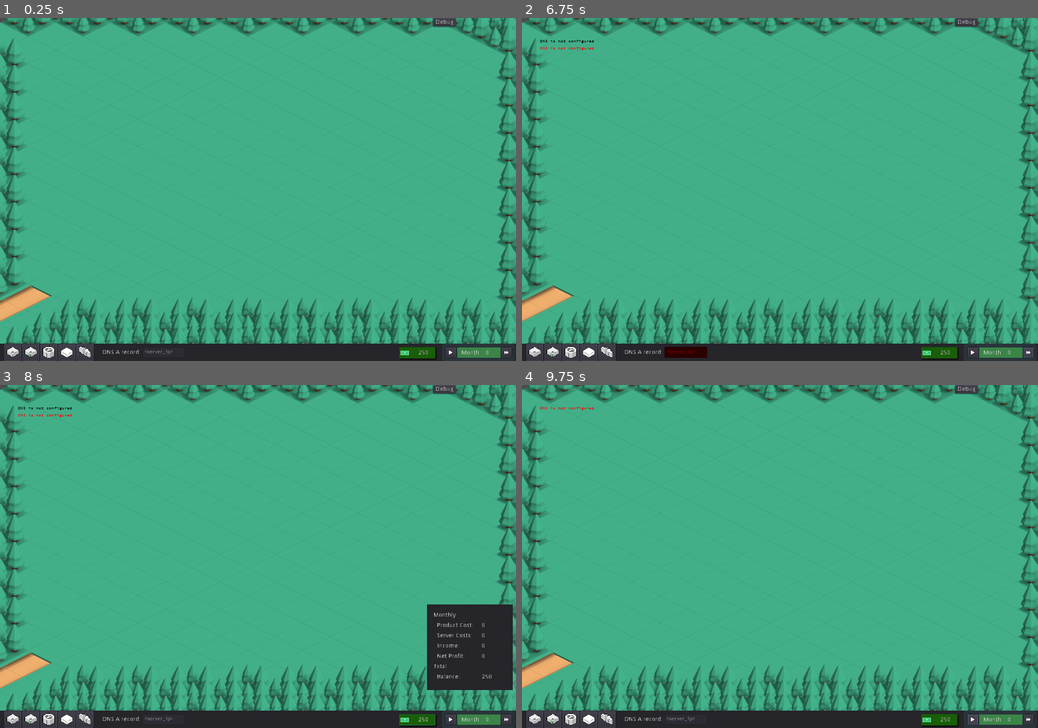
Above: before the commit, frames 1-4 (two rows, left to right).
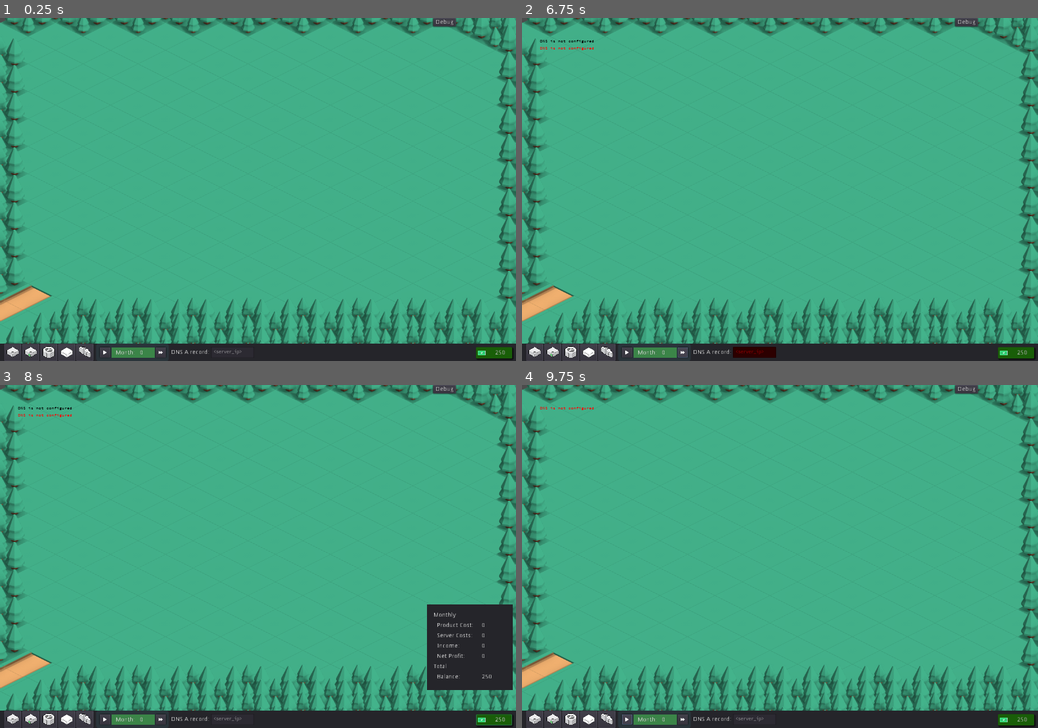
Above: after the commit, the same moments.

Repository: yigitbey/CloudArchitect
Game: Godot game, scene res://Level.tscn
Same seed, same stepped clock (60 frames per second), same inputs: the game is played once before the commit and once after it.
Inputs (mouse positions are in pixels of both pictures, inside the frame that each line leads up to):
- Up to frame 1 (0.25 s): no input
- Up to frame 2 (6.75 s): click (589, 350) at 0.5 s; click (589, 350) at 1.25 s; click (604, 350) at 2 s; click (604, 350) at 2.75 s; click "250" at 3.5 s; click "Debug" at 4.25 s; click "restart" at 5 s; click "" at 5.75 s; click "" at 6.5 s
- Up to frame 3 (8 s): click "250" at 7.25 s
- Up to frame 4 (9.75 s): click "Debug" at 8 s; click "restart" at 8.75 s; click "" at 9.5 s

The runs differ from the first frame. In frame 1, 1.1% of the frame differs, in the area x 19-100%, y 95-100%; in frame 2, 1.5%; in frame 3, 1.0%; in frame 4, 1.1%.

Commit message:
move month control to left

Diff:
--- a/HUD.tscn
+++ b/HUD.tscn
@@ -110,9 +110,9 @@
 }
 
 [node name="DNS" type="LineEdit" parent="Panel"]
-margin_left = 330.0
+margin_left = 490.0
 margin_top = 7.0
-margin_right = 430.0
+margin_right = 590.0
 margin_bottom = 33.0
 rect_clip_content = true
 hint_tooltip = "Entrypoint"
@@ -126,9 +126,9 @@
 }
 
 [node name="DNSLabel" type="Label" parent="Panel"]
-margin_left = 237.0
+margin_left = 397.0
 margin_top = 13.0
-margin_right = 326.0
+margin_right = 486.0
 margin_bottom = 27.0
 text = "DNS A record:"
 __meta__ = {
@@ -220,9 +220,9 @@
 }
 
 [node name="FinancesButton" type="Button" parent="Panel"]
-margin_left = 928.0
+margin_left = 1107.0
 margin_top = 8.0
-margin_right = 1012.0
+margin_right = 1191.0
 margin_bottom = 34.0
 theme = SubResource( 5 )
 toggle_mode = true
@@ -423,9 +423,9 @@
 }
 
 [node name="MonthControl" type="Panel" parent="."]
-margin_left = 1028.0
+margin_left = 223.0
 margin_top = 760.0
-margin_right = 1196.0
+margin_right = 391.0
 margin_bottom = 800.0
 custom_styles/panel = SubResource( 6 )
 __meta__ = {
@@ -455,6 +455,7 @@
 "_edit_use_anchors_": false
 }
 icon_size = 10
+icon_type = "solid"
 icon_name = "play"
 
 [node name="new_Wave" type="Button" parent="MonthControl"]
@@ -479,6 +480,7 @@
 "_edit_use_anchors_": false
 }
 icon_size = 10
+icon_type = "solid"
 icon_name = "forward"
 
 [node name="MonthProgress" type="ProgressBar" parent="MonthControl"]
